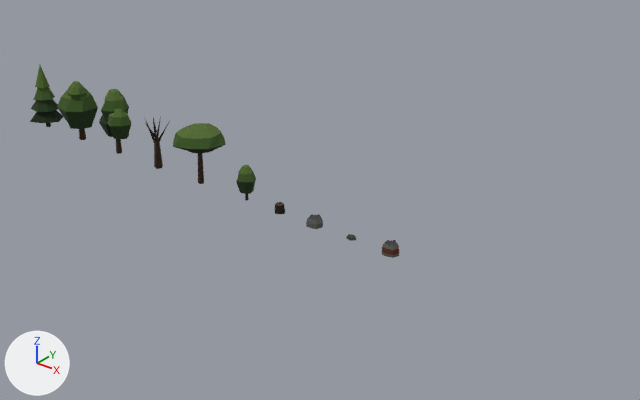
The glTF model assets/props/props.glb: old version first, new version second.
The view is the same before and after, from a 50 mm lens placed at (24.39, -41.01, 10.7), pointed at (11.04, -24.33, 0.36). Every picture has the same lights, and +X, +Y and +Z are marked at lower left. The older version comes first.

In view in the first picture: 'ore', 'rock', 'stone', 'stump', 'tree_bare', 'tree_cluster', 'tree_oak', 'tree_pine', 'tree_umbrella', 'tree_young'.
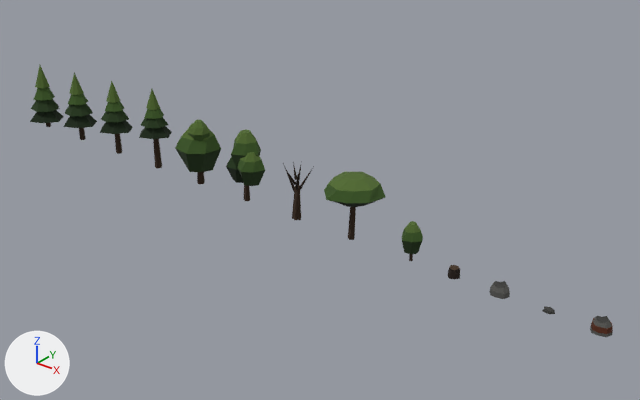
What differs and where, as boxes (x1, y1, x2, y2) in the pictures (640 x 400 px):
```json
{"object": "tree_umbrella", "change": "moved", "before": [173, 123, 226, 184], "after": [324, 172, 386, 240]}
{"object": "tree_oak", "change": "moved", "before": [57, 81, 98, 140], "after": [175, 120, 221, 184]}
{"object": "tree_cluster", "change": "moved", "before": [99, 89, 131, 154], "after": [226, 129, 265, 201]}
{"object": "tree_pine_c", "change": "added", "after": [139, 89, 172, 168]}
{"object": "tree_pine_b", "change": "added", "after": [100, 81, 133, 154]}
{"object": "tree_pine_a", "change": "added", "after": [63, 72, 97, 140]}
{"object": "tree_young", "change": "moved", "before": [236, 165, 256, 201], "after": [402, 221, 423, 261]}
{"object": "tree_bare", "change": "moved", "before": [144, 117, 169, 169], "after": [283, 162, 313, 220]}
{"object": "ore", "change": "moved", "before": [382, 240, 399, 258], "after": [590, 316, 613, 337]}
{"object": "rock", "change": "moved", "before": [306, 214, 323, 229], "after": [489, 281, 510, 299]}
{"object": "stump", "change": "moved", "before": [275, 202, 285, 214], "after": [448, 265, 460, 279]}
{"object": "stone", "change": "moved", "before": [346, 234, 356, 241], "after": [542, 306, 555, 314]}
```

Edits to the scene script, one JSON object a line:
```json
{"op": "add", "block": "me_tree_pine_c", "code": ["me_tree_pine_c = bpy.data.meshes.new('tree_pine_c')", "me_tree_pine_c.from_pydata(...)  # 42 vertices, 64 faces; spans x -0.46..0.54, y -0.53..0.5, z 0.0..2.48", "# faces by material slot: [12, 12, 12, 12, 16]", "me_tree_pine_c.materials.append(mat_p_leaf)  # dark green #3b5823", "me_tree_pine_c.materials.append(mat_p_leaf_d)  # dark green #233817", "me_tree_pine_c.materials.append(mat_p_leaf_l)  # dark green #50692d", "me_tree_pine_c.materials.append(mat_p_leaf_dd)  # black #152610", "me_tree_pine_c.materials.append(mat_p_trunk)  # brown #362517"]}
{"op": "add", "block": "me_tree_pine_b", "code": ["me_tree_pine_b = bpy.data.meshes.new('tree_pine_b')", "me_tree_pine_b.from_pydata(...)  # 42 vertices, 64 faces; spans x -0.48..0.57, y -0.55..0.52, z 0.0..2.34", "# faces by material slot: [12, 12, 12, 12, 16]", "me_tree_pine_b.materials.append(mat_p_leaf)  # dark green #3b5823", "me_tree_pine_b.materials.append(mat_p_leaf_d)  # dark green #233817", "me_tree_pine_b.materials.append(mat_p_leaf_l)  # dark green #50692d", "me_tree_pine_b.materials.append(mat_p_leaf_dd)  # black #152610", "me_tree_pine_b.materials.append(mat_p_trunk)  # brown #362517"]}
{"op": "add", "block": "me_tree_pine_a", "code": ["me_tree_pine_a = bpy.data.meshes.new('tree_pine_a')", "me_tree_pine_a.from_pydata(...)  # 42 vertices, 64 faces; spans x -0.5..0.59, y -0.57..0.54, z 0.0..2.24", "# faces by material slot: [12, 12, 12, 12, 16]", "me_tree_pine_a.materials.append(mat_p_leaf)  # dark green #3b5823", "me_tree_pine_a.materials.append(mat_p_leaf_d)  # dark green #233817", "me_tree_pine_a.materials.append(mat_p_leaf_l)  # dark green #50692d", "me_tree_pine_a.materials.append(mat_p_leaf_dd)  # black #152610", "me_tree_pine_a.materials.append(mat_p_trunk)  # brown #362517"]}
{"op": "set", "path": "ob_stone.location", "old": "(12.6, -25.0, 0.0)", "new": "(18.0, -25.0, 0.0)"}
{"op": "set", "path": "ob_rock.location", "old": "(11.4, -25.0, 0.0)", "new": "(16.8, -25.0, 0.0)"}
{"op": "set", "path": "ob_ore.location", "old": "(13.8, -25.0, 0.0)", "new": "(19.2, -25.0, 0.0)"}
{"op": "set", "path": "ob_tree_oak.location", "old": "(1.8, -25.0, 0.0)", "new": "(7.2, -25.0, 0.0)"}
{"op": "set", "path": "ob_tree_cluster.location", "old": "(3.6, -25.0, 0.0)", "new": "(9.0, -25.0, 0.0)"}
{"op": "set", "path": "ob_tree_bare.location", "old": "(5.4, -25.0, 0.0)", "new": "(10.8, -25.0, 0.0)"}
{"op": "set", "path": "ob_tree_umbrella.location", "old": "(7.2, -25.0, 0.0)", "new": "(12.6, -25.0, 0.0)"}
{"op": "set", "path": "ob_tree_young.location", "old": "(9.0, -25.0, 0.0)", "new": "(14.4, -25.0, 0.0)"}
{"op": "set", "path": "ob_stump.location", "old": "(10.2, -25.0, 0.0)", "new": "(15.6, -25.0, 0.0)"}
{"op": "add", "block": "ob_tree_pine_c", "code": ["ob_tree_pine_c = bpy.data.objects.new('tree_pine_c', me_tree_pine_c)", "ob_tree_pine_c.location = (5.4, -25.0, 0.0)"]}
{"op": "add", "block": "ob_tree_pine_b", "code": ["ob_tree_pine_b = bpy.data.objects.new('tree_pine_b', me_tree_pine_b)", "ob_tree_pine_b.location = (3.6, -25.0, 0.0)"]}
{"op": "add", "block": "ob_tree_pine_a", "code": ["ob_tree_pine_a = bpy.data.objects.new('tree_pine_a', me_tree_pine_a)", "ob_tree_pine_a.location = (1.8, -25.0, 0.0)"]}
```
